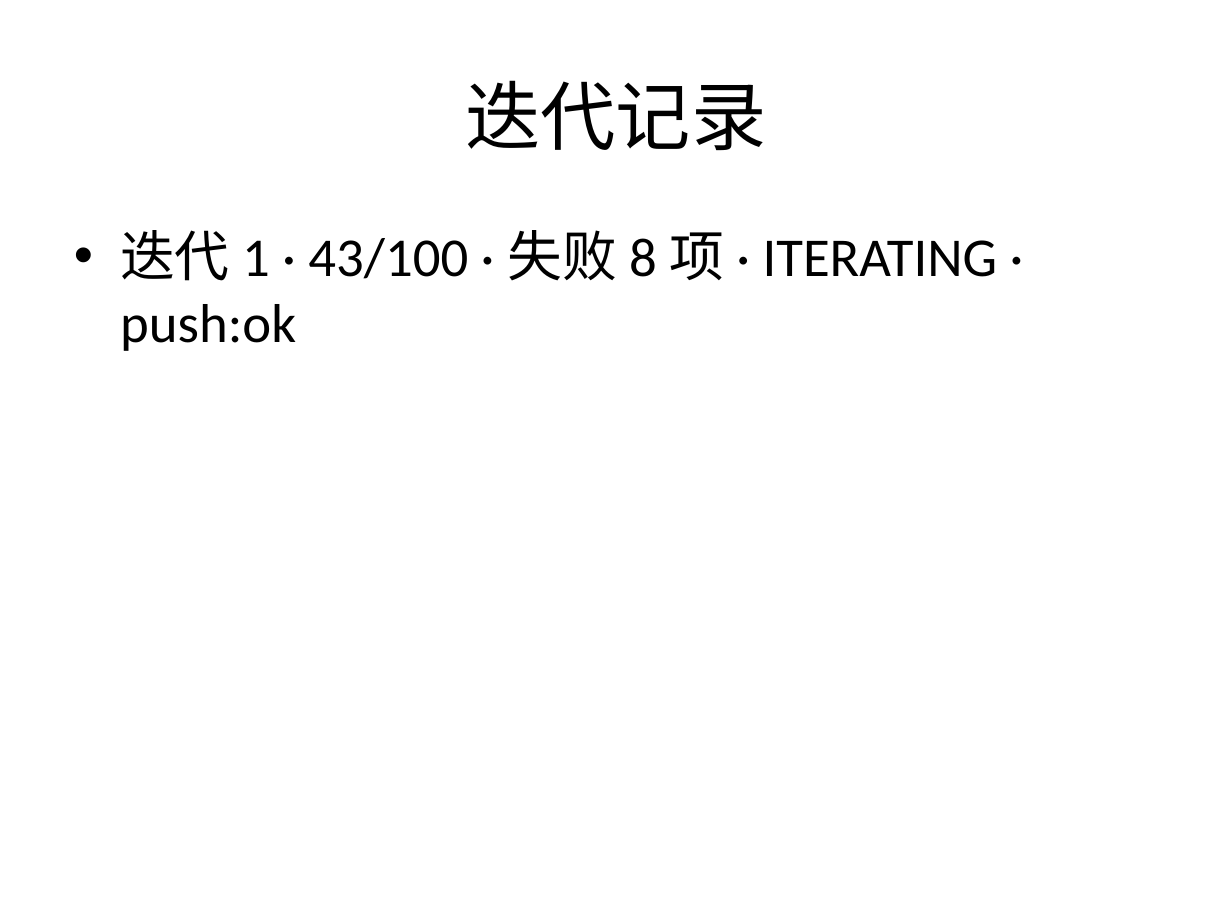
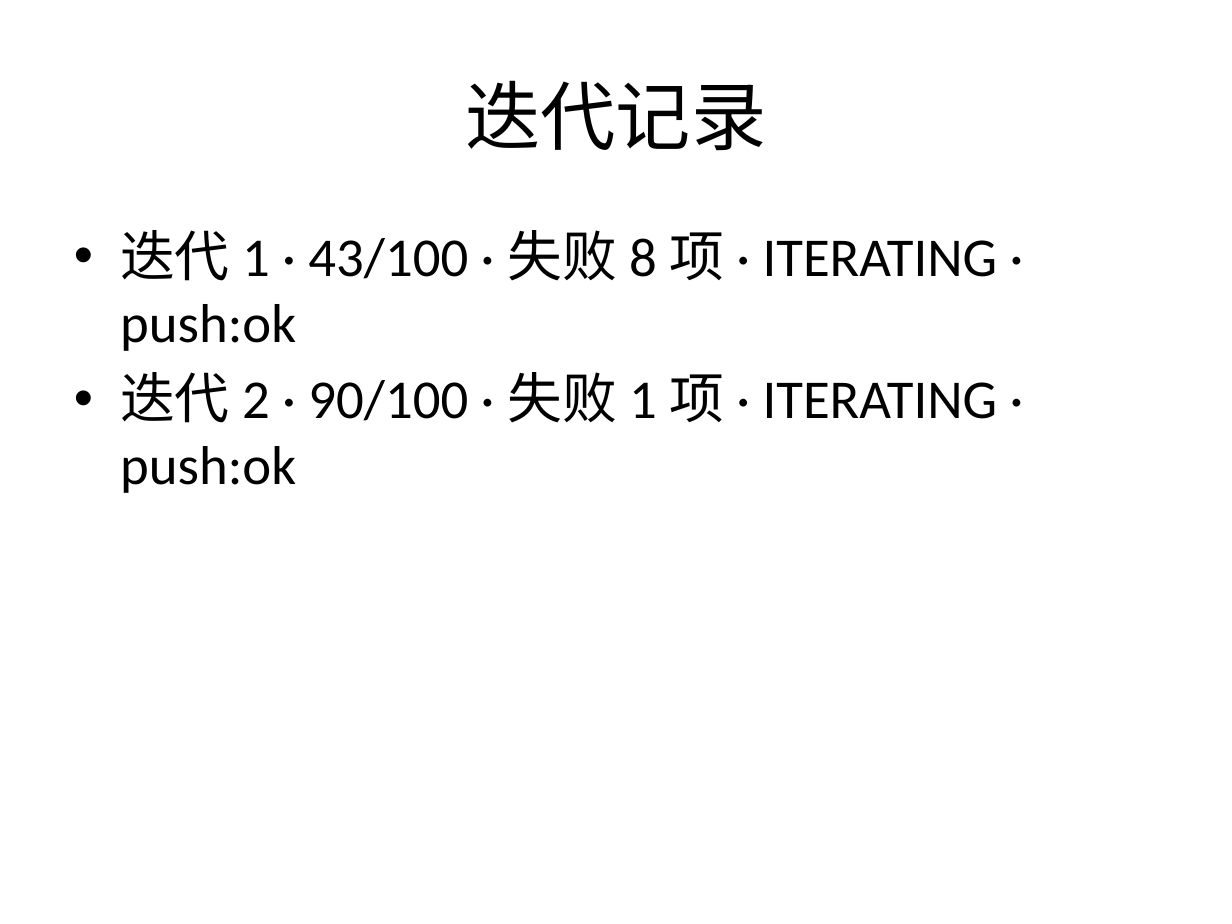
Before and after one commit to mqgg5630-cyber/test-auto-arena, a slide deck: slide 6 of output/slides/deck.pptx. Drawn at 1232x924 pixels with LibreOffice and Linux fonts; fonts in the diff are those of the drawing. Boxes give left, top, right and bottom in pixels: in the first picture for what was removed or moved away, otherwise in the second. Text is boxed around its words. In the diff, an @@ line names an element or a change of style, - is before the commit and + after.

Commit message:
auto-loop: iter 3 · score 90/100 · ITERATING

```diff
--- a/output/slides/deck.pptx
+++ b/output/slides/deck.pptx
@@ text at (120, 372, 997, 493): paragraph added @@
+• 迭代 2 · 90/100 · 失败 1 项 · ITERATING · push:ok
```
Also in this commit, not shown: 4 other files.
